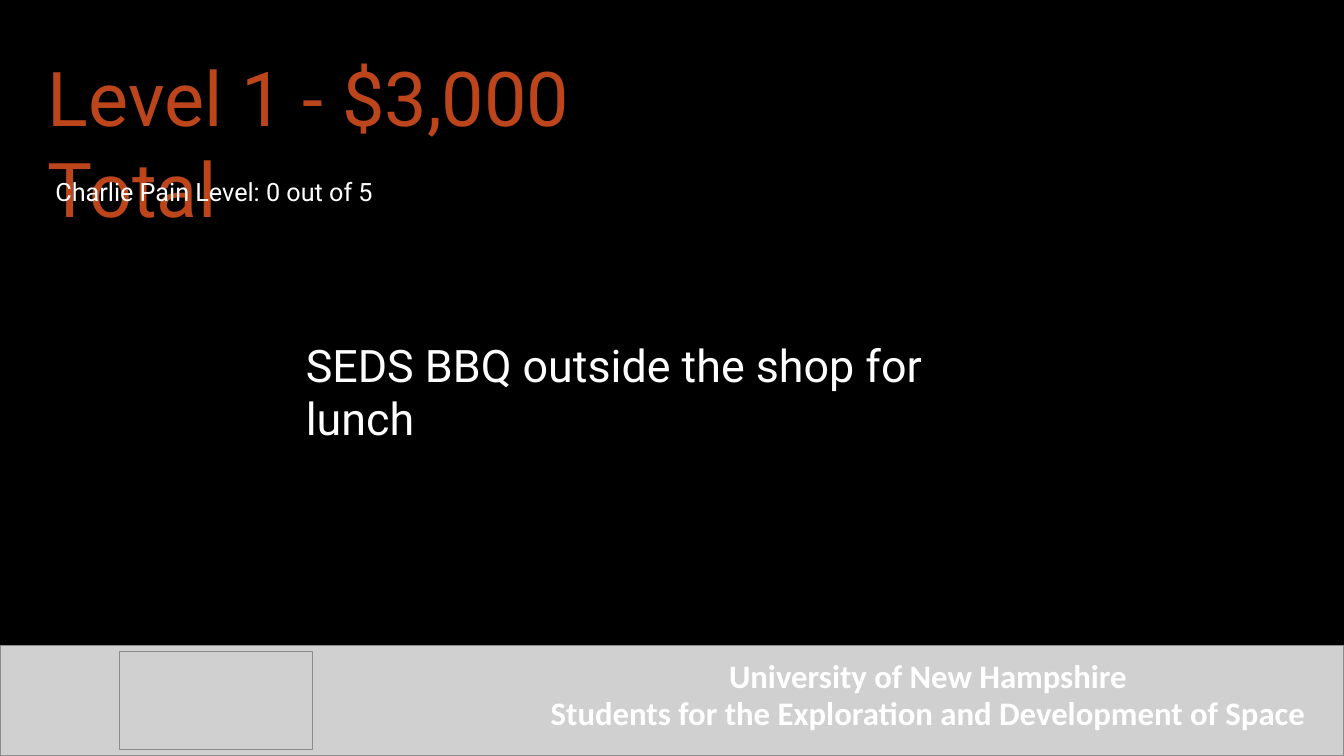
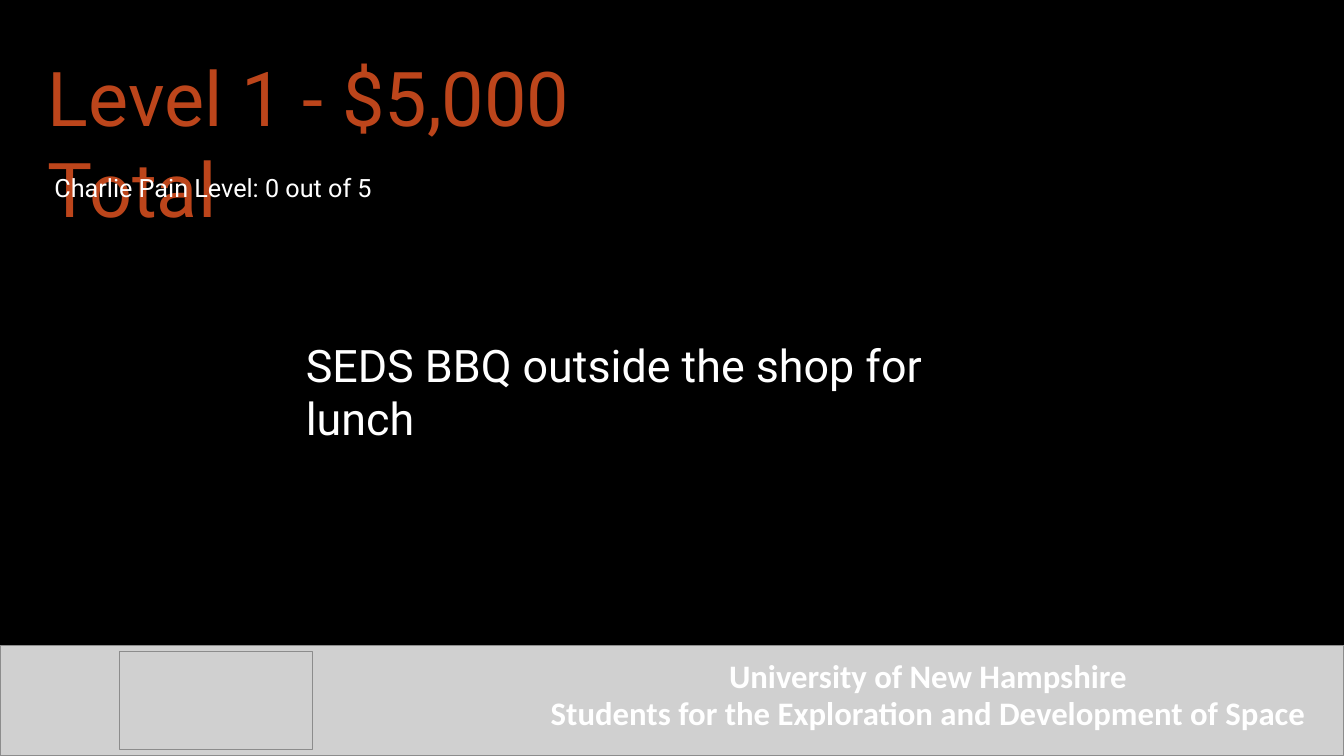
Before and after one commit to Maeswoon/UNHSEDS, a slide deck: slide 3 of Business/Charlie Personal Archives/Presentation/Finance Incentive Program.pptx. Drawn at 1344x756 pixels with LibreOffice and Linux fonts; fonts in the diff are those of the drawing; grey boxes stand for pictures; background and template pictures are left out. Boxes give left, top, right and bottom in pixels: in the first picture for what was removed or moved away, otherwise in the second. Text is boxed around its words. In the diff, an @@ line names an element or a change of style, - is before the commit and + after.

```diff
--- a/Business/Charlie Personal Archives/Presentation/Finance Incentive Program.pptx
+++ b/Business/Charlie Personal Archives/Presentation/Finance Incentive Program.pptx
@@ text at [48,63,569,218]: text changed @@
-Level 1 - $3,000 Total
+Level 1 - $5,000 Total
@@ text "Charlie Pain Level: 0 out ...": place and size @@
-text "Charlie Pain Level: 0 out ..." at [55,178,372,207]
+text "Charlie Pain Level: 0 out ..." at [54,174,371,203]
```
Also in this commit, not shown: 5 other slides changed, 2 other files.
